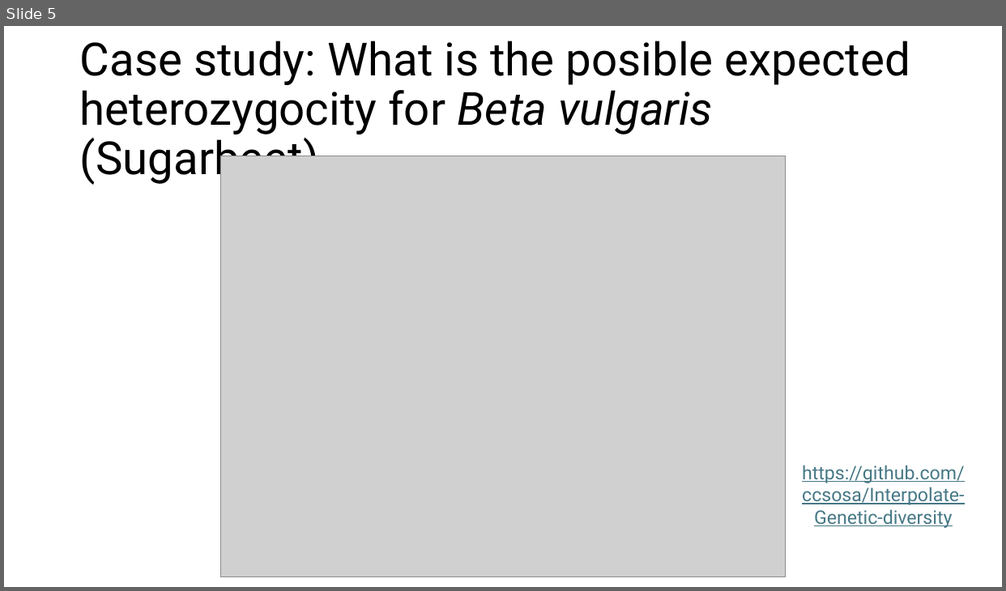
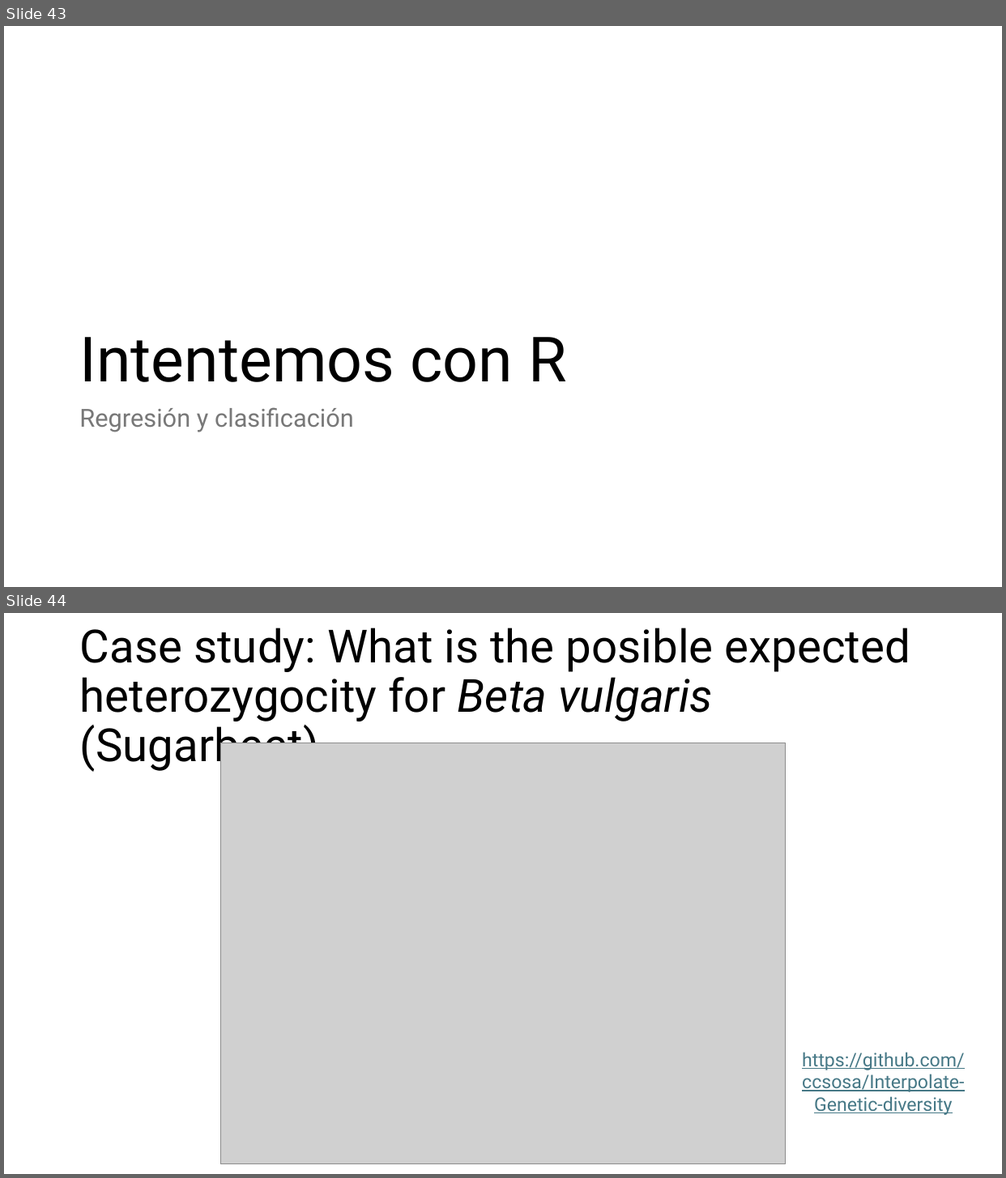
Before and after one commit to ccsosa/SDM_2026_2, a slide deck: 003_Machine_learning_R/Introduction to machine learning in R!.pptx. Shown one above the other, each under a label of ours: slide 5 before the commit, slides 43 and 44 after it. The pictures are 1006x591 and 1006x1178 pixels, drawn with LibreOffice and Linux fonts; fonts in the diff are those of the drawing; grey boxes stand for pictures. Boxes give left, top, right and bottom in pixels: in the first picture for what was removed or moved away, otherwise in the second. Text is boxed around its words. In the diff, an @@ line names an element or a change of style, - is before the commit and + after.

```diff
--- a/003_Machine_learning_R/Introduction to machine learning in R!.pptx
+++ b/003_Machine_learning_R/Introduction to machine learning in R!.pptx
@@ slide 43 added at [4,26,1002,587], background #FFFFFF @@
@@ title added at [79,337,566,382], 60 pt, text #000000 @@
+Intentemos con R
@@ text added at [79,408,354,433], 24 pt, text #797979 @@
+Regresión y clasificación
@@ what was slide 5 is now slide 44 @@
```
Also in this commit, not shown: 44 other slides added, 7 slides removed, 26 other files.
